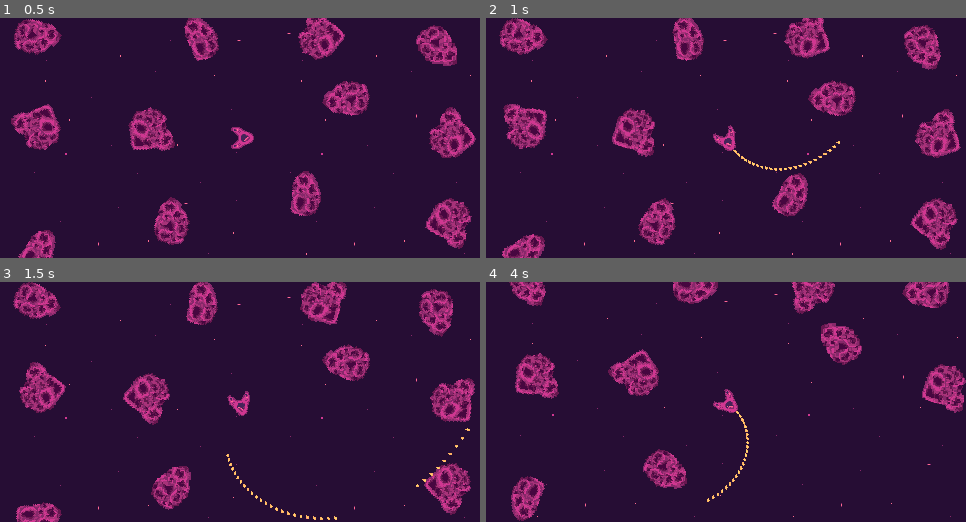
Above: before the commit, frames 1-4 (two rows, left to right).
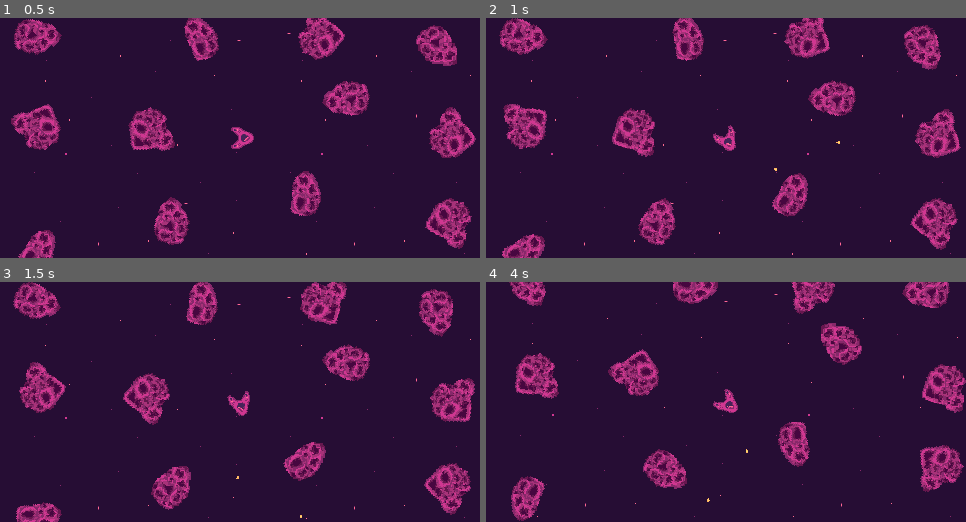
Above: after the commit, the same moments.

Repository: bear-minimum-studio/space-bear
Game: Godot game, scene res://World.tscn
Same seed, same stepped clock (60 frames per second), same inputs: the game is played once before the commit and once after it.
Inputs:
- Up to frame 1 (0.5 s): no input
- Up to frame 2 (1 s): hold Right (turn_right) from 0.53 s (still down); hold Space (fire) from 0.53 s (still down)
- Up to frame 3 (1.5 s): release Right (turn_right) at 1.28 s; release Space (fire) at 1.28 s; hold Left (turn_left) from 1.28 s (still down); tap Down (decelerate) at 1.35 s
- Up to frame 4 (4 s): tap Space (fire) at 1.55, 2.85 s; release Left (turn_left) at 2.03 s; hold Right (turn_right) 2.03-2.78 s; hold Space (fire) 2.03-2.78 s; hold Up (accelerate) 2.78-3.53 s; hold Left (turn_left) from 3.53 s (still down); hold Space (fire) from 3.53 s (still down); tap Down (decelerate) at 3.6 s

Frame 1 is identical in both runs. In frame 2, 0.1% of the frame differs, in the area x 51-73%, y 52-64%; in frame 3, 1.1%; in frame 4, 2.4%, in the area x 47-100%, y 53-91%.

Commit message:
feat: add reload time

Diff:
--- a/Player.gd
+++ b/Player.gd
@@ -5,8 +5,23 @@
 const ACCEL = 90.0
 const ROTATION_SPEED = 0.04
 const MAX_SPEED = 400
+const BULLETS_PER_SECOND = 5.0
+
+const SHOOTING_SPEED = 1 / BULLETS_PER_SECOND
+
+var _reloading = false
 
 @onready var flammes = $Flammes
+
+func _shoot():
+	if _reloading:
+		return
+
+	emit_signal("shoot", global_position, global_rotation)
+
+	_reloading = true
+	await get_tree().create_timer(SHOOTING_SPEED).timeout
+	_reloading = false
 
 func _physics_process(delta):
 	var rotation_intensity = Input.get_axis("turn_left", "turn_right")
@@ -28,7 +43,7 @@
 		velocity.y = clamp(velocity.y, -max_y, max_y)
 
 	if (Input.is_action_pressed("fire")):
-		emit_signal("shoot", global_position, global_rotation)
+		_shoot()
 
 	# TODO max speed
 
